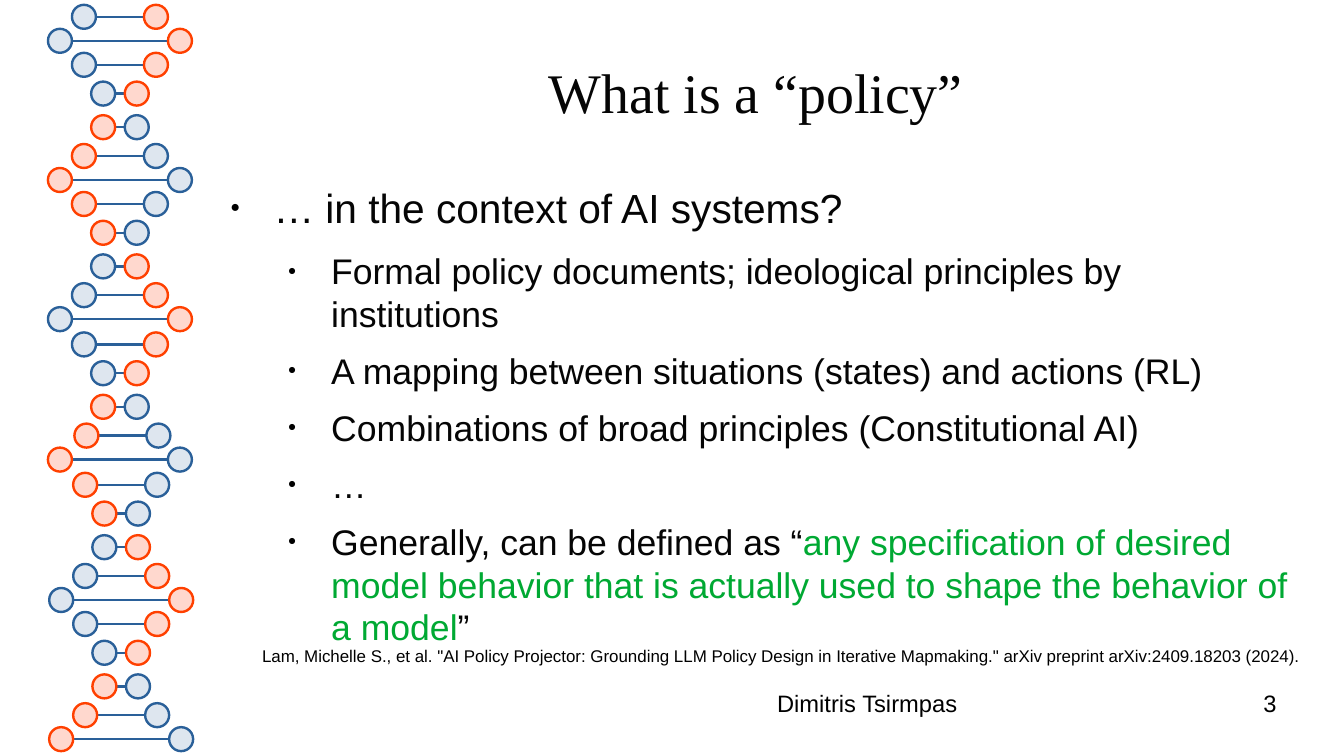
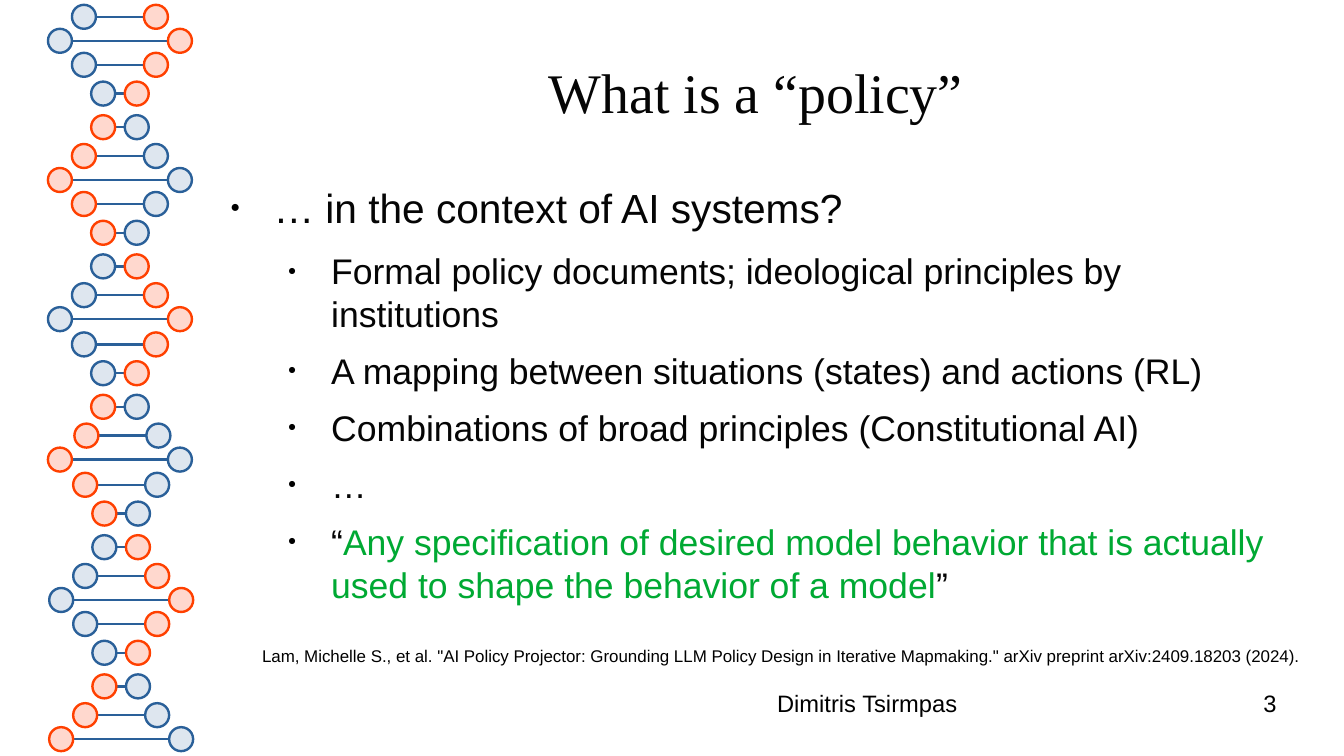
Before and after one commit to dimits-ts/llm_moderation_research, a slide deck: slide 3 of presentations/llm_policy_feasibility.odp. Drawn at 1344x756 pixels with LibreOffice and Linux fonts; fonts in the diff are those of the drawing. Boxes give left, top, right and bottom in pixels: in the first picture for what was removed or moved away, otherwise in the second. Text is boxed around its words. In the diff, an @@ line names an element or a change of style, - is before the commit and + after.

```diff
--- a/presentations/llm_policy_feasibility.odp
+++ b/presentations/llm_policy_feasibility.odp
@@ text at <box>331,529,1263,605</box>: text changed @@
-  ● Generally, can be defined as “any specification of desired model behavior that is actually used to shape the behavior of a model”
+  ● “Any specification of desired model behavior that is actually used to shape the behavior of a model”
```
Also in this commit, not shown: 7 other slides changed, 3 slides added.
